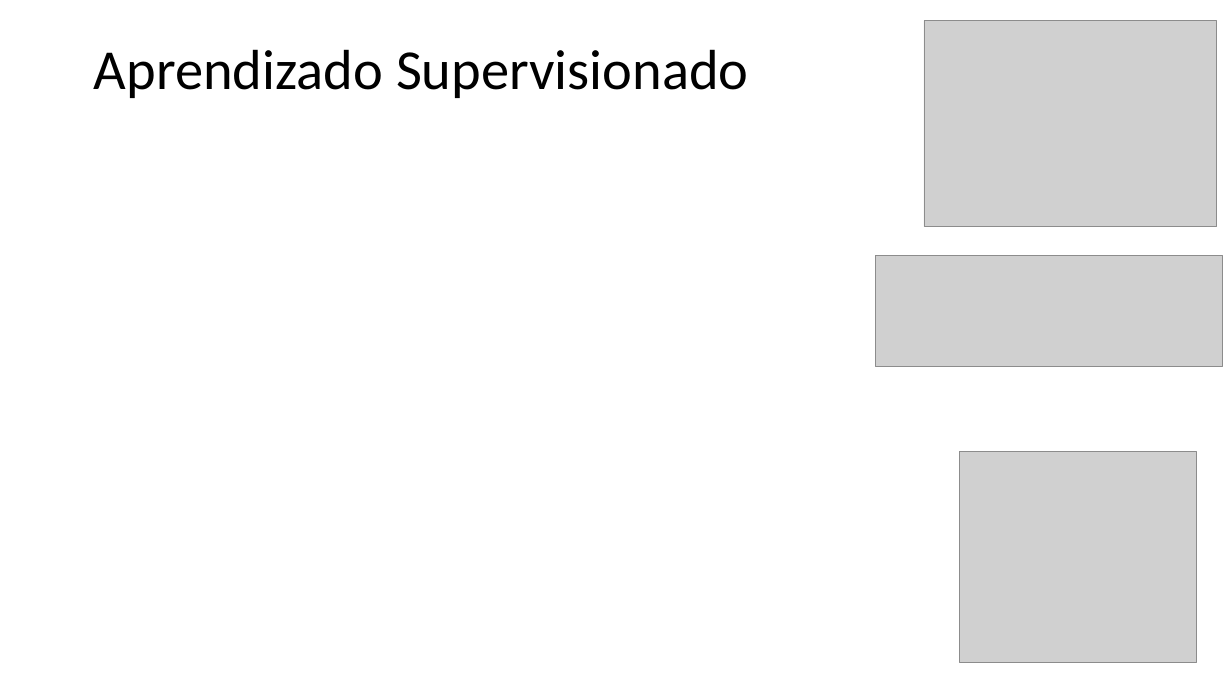
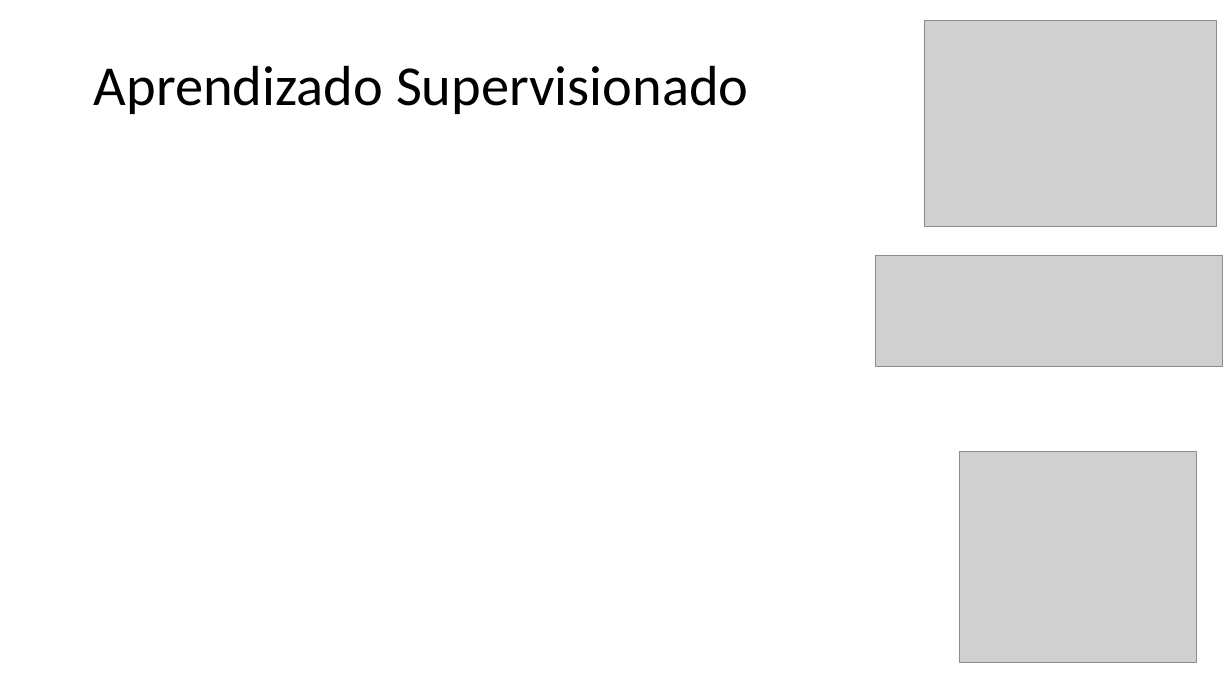
Before and after one commit to zz4fap/t319_aprendizado_de_maquina, a slide deck: slide 15 of slides/T319_Introdução.pptx. Drawn at 1232x693 pixels with LibreOffice and Linux fonts; fonts in the diff are those of the drawing; grey boxes stand for pictures. Boxes give left, top, right and bottom in pixels: in the first picture for what was removed or moved away, otherwise in the second. Text is boxed around its words. In the diff, an @@ line names an element or a change of style, - is before the commit and + after.

```diff
--- a/slides/T319_Introdução.pptx
+++ b/slides/T319_Introdução.pptx
@@ title "Aprendizado Supervisionado": place and size @@
-title "Aprendizado Supervisionado" at (94,49,749,98)
+title "Aprendizado Supervisionado" at (94,65,749,114)
```
Also in this commit, not shown: 14 other slides changed, 10 other files.
